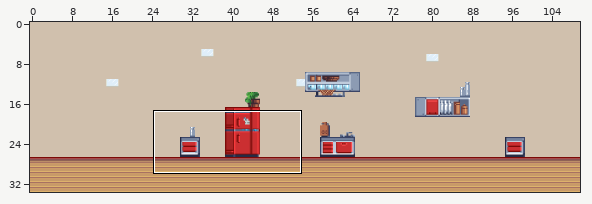
Two states of a Tiled map, src/assets/tilemaps/level-2/eleanor.tmx. The first picture is a wide view before the edit; the outline marks the close-up.
Close-up. Earlier state:
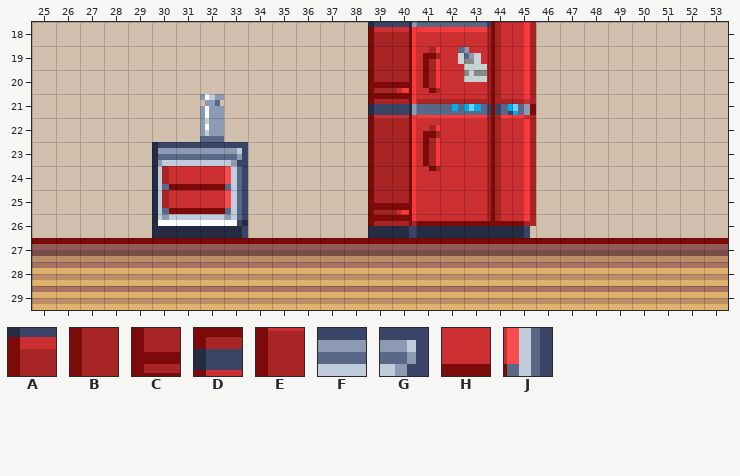
Cells are 16x16 px. Shown: x 25..53, y 18..29. The commit also changed other parts of the map, which this record leaves out. Not drawn, because the pictures are missing: unchanged layer "Water".
Key: from "kitchen-shee-flattenedt": A 121, B 181, C 241, D 301, E 361, F 1322, G 1324, H 1382, J 1384.
_ is an empty cell.
Layers that did not change in this view are not listed.
Layer "Platforms" before, first column x 32:
18 _______A
19 _______B
20 _______C
21 _______D
22 _______E
23 FG_____B
24 HJ_____B
After:
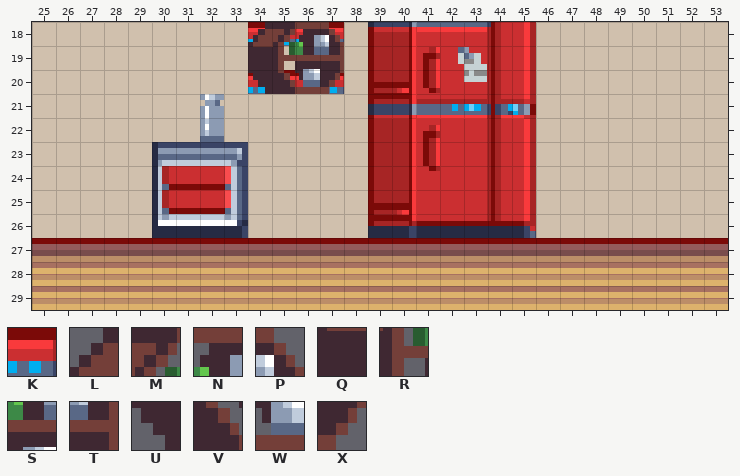
Further tiles: from "kitchen-shee-flattenedt": K 65, L 81, M 82, N 83, P 84, Q 141, R 142, S 143, T 144, U 201, V 202, W 203, X 204.
Tiles of an added or newly shown layer are drawn over the layers below it.
Commit message: fix jumplayer and wall collision
Diff:
Changed rows in their new state; . is an unchanged cell.
Layer "JumpLayer" (added):
first column x 34:
18 KKKK
Layer "Wall" (added):
first column x 34:
20 KKKK
first column x 45:
26 K
Layer "Platforms":
first column x 34:
18 LMNP
19 QRST
20 UVWX
Boxes around the changes in both close-ups, in picture pixels (x1, y1, x2, y2):
added: (248, 22, 344, 94)
added: (530, 226, 536, 238)
